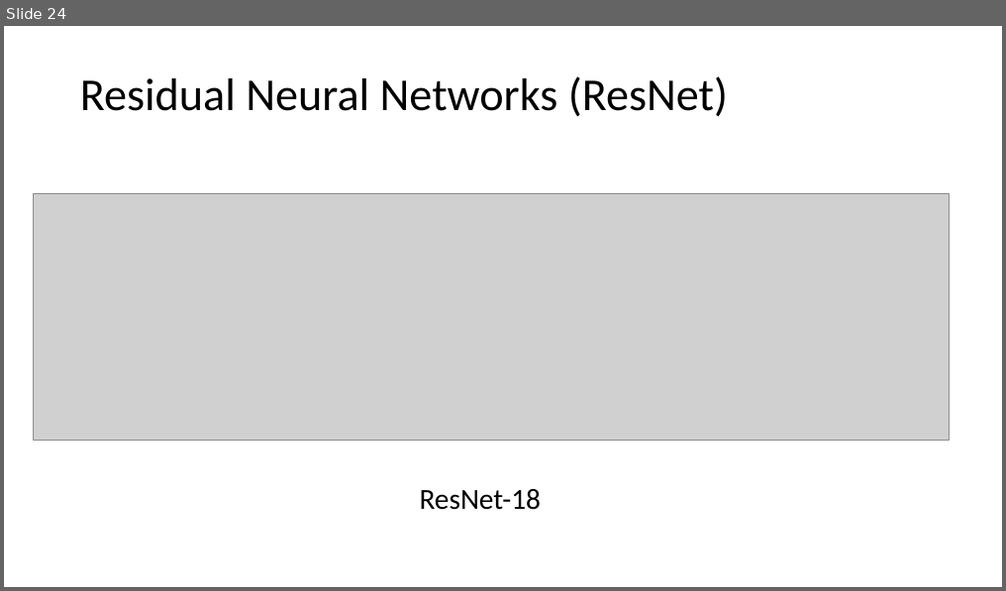
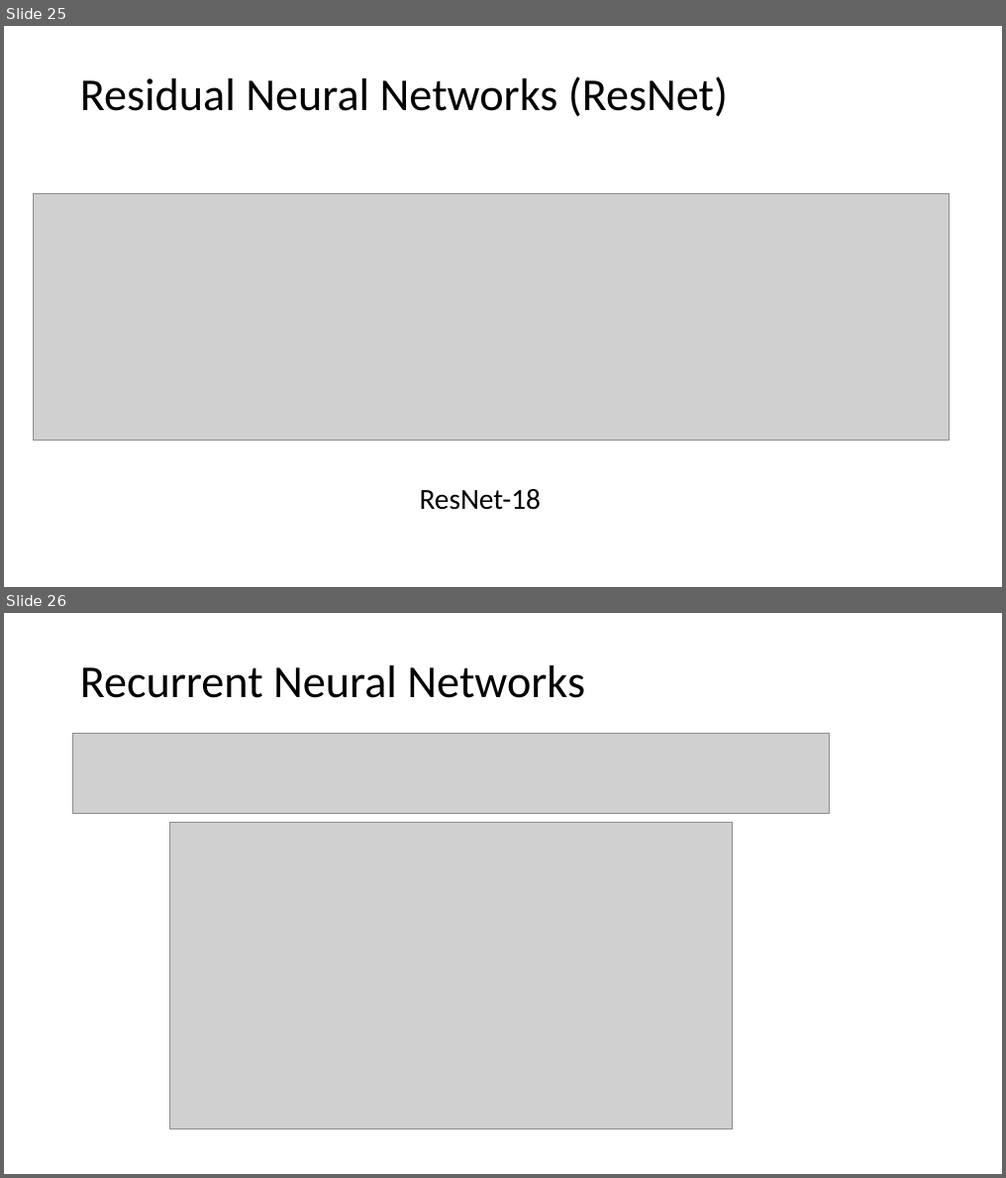
Before and after one commit to tianzheng4/tianzheng4.github.io, a slide deck: _umkc-teaching/slides/Lecture11.pptx. Shown one above the other, each under a label of ours: slide 24 before the commit, slides 25 and 26 after it. The pictures are 1006x591 and 1006x1178 pixels, drawn with LibreOffice and Linux fonts; fonts in the diff are those of the drawing; grey boxes stand for pictures. Boxes give left, top, right and bottom in pixels: in the first picture for what was removed or moved away, otherwise in the second. Text is boxed around its words. In the diff, an @@ line names an element or a change of style, - is before the commit and + after.

```diff
--- a/_umkc-teaching/slides/Lecture11.pptx
+++ b/_umkc-teaching/slides/Lecture11.pptx
@@ slide 26 added at [4, 613, 1002, 1174], background #FFFFFF @@
@@ title added at [80, 665, 585, 698], 44 pt, text #000000 @@
+Recurrent Neural Networks
@@ picture added at [73, 733, 830, 813] @@
@@ picture added at [169, 823, 732, 1130] @@
@@ what was slide 24 is now slide 25 @@
```
Also in this commit, not shown: 6 other slides added, 1 slide removed, 6 other files.
